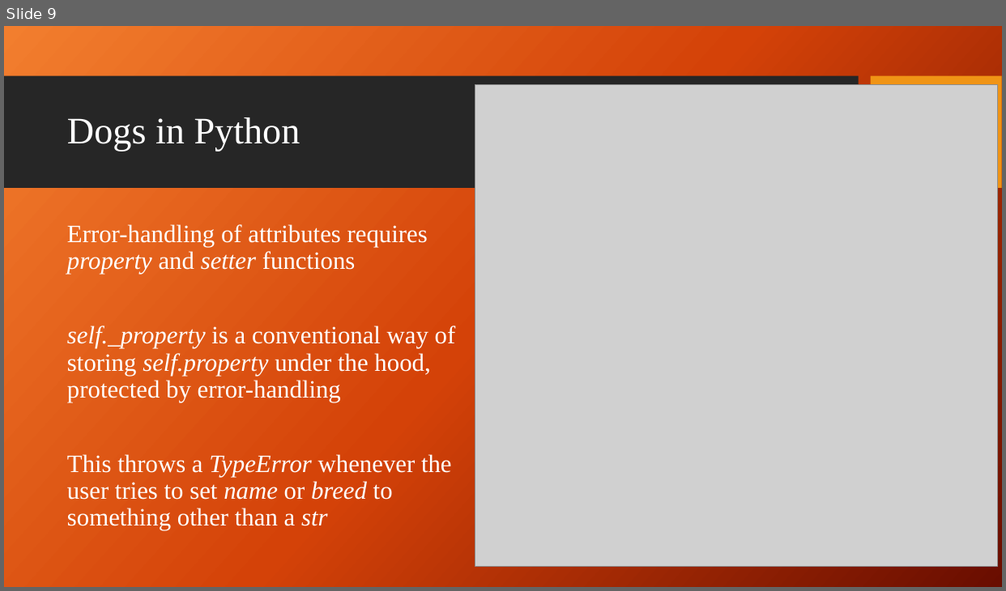
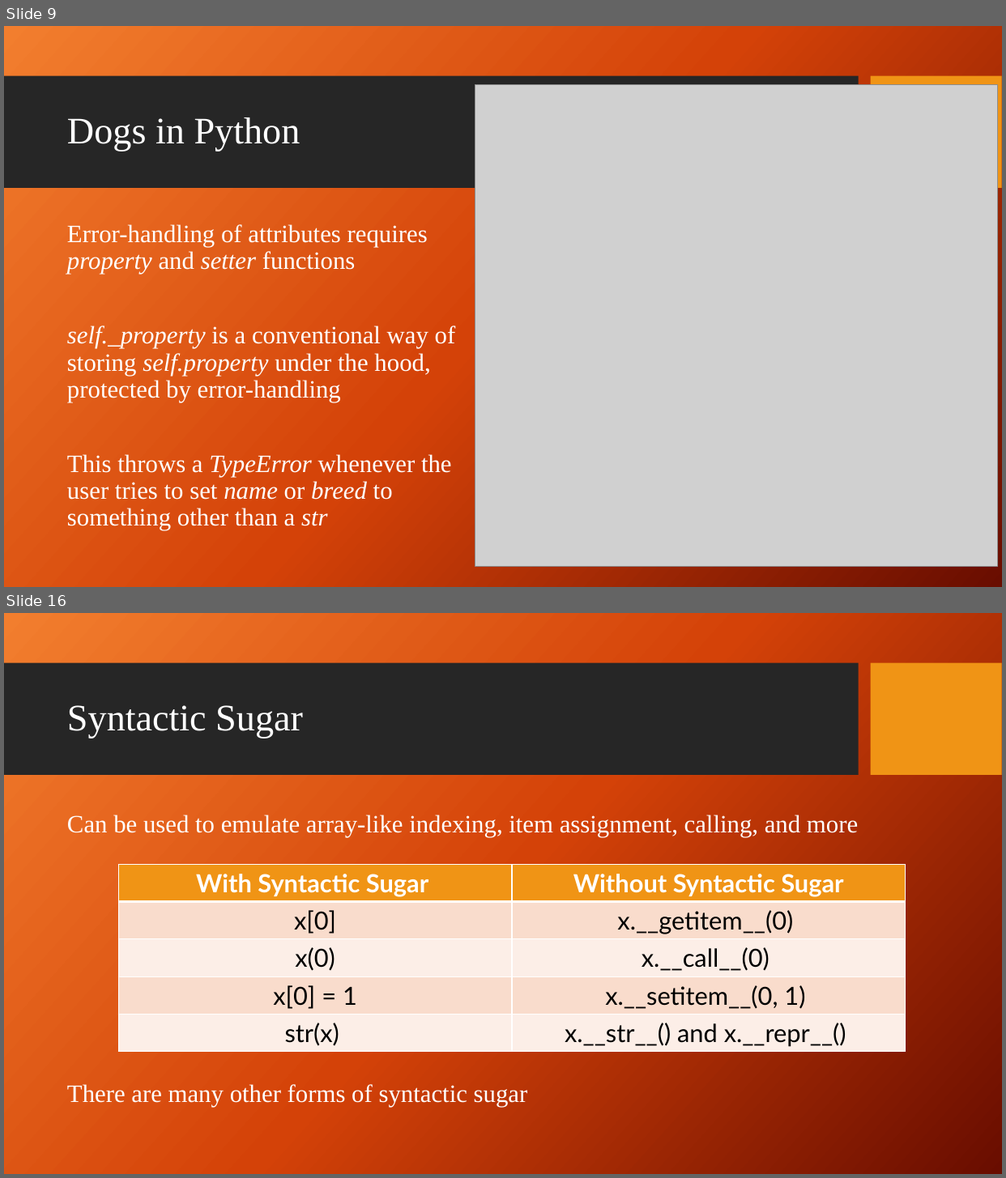
Before and after one commit to giganano/PythonBootcamp, a slide deck: slides/classes.pptx. Shown one above the other, each under a label of ours: slide 9 before the commit, slides 9 and 16 after it; the slides between them are not shown. The pictures are 1006x591 and 1006x1178 pixels, drawn with LibreOffice and Linux fonts; fonts in the diff are those of the drawing; grey boxes stand for pictures; background and template pictures are left out. Boxes give left, top, right and bottom in pixels: in the first picture for what was removed or moved away, otherwise in the second. Text is boxed around its words. In the diff, an @@ line names an element or a change of style, - is before the commit and + after.

Commit message:
slides: classes, minor revision to others ; exercises: deck of cards challenge problem

```diff
--- a/slides/classes.pptx
+++ b/slides/classes.pptx
@@ slide 16 added at (4,613,1002,1174), background picture (left out); not listed: 2 template elements that a slide beside it also shows @@
@@ title added at (67,705,303,738), 36 pt, text #FFFFFF @@
+Syntactic Sugar
@@ text added at (67,815,858,1107), 24 pt, text #FFFFFF @@
+Can be used to emulate array-like indexing, item assignment, calling, and more
+There are many other forms of syntactic sugar
@@ table added at (118,865,906,1052), 5 rows, 2 columns @@
+With Syntactic Sugar | Without Syntactic Sugar
+x[0] | x.__getitem__(0)
+x(0) | x.__call__(0)
+x[0] = 1 | x.__setitem__(0, 1)
+str(x) | x.__str__() and x.__repr__()
```
Also in this commit, not shown: 19 other slides added, 16 other files.
